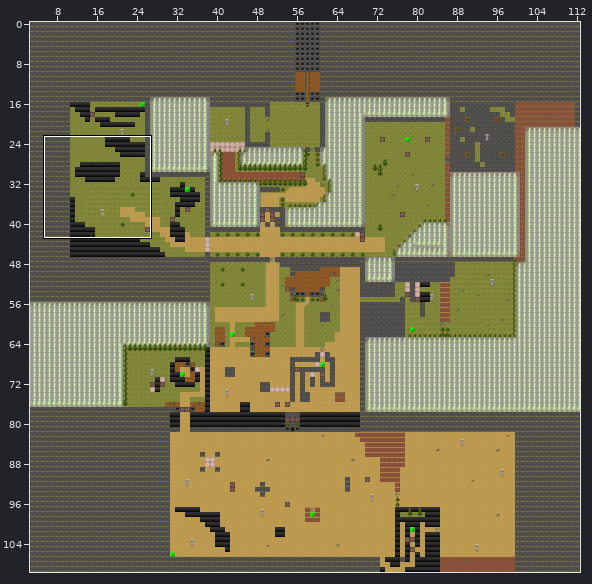
Tiled map -- assets/levels/level1.tmx. Above: a wide view before the commit, with the close-up outlined.
Close-up. Before:
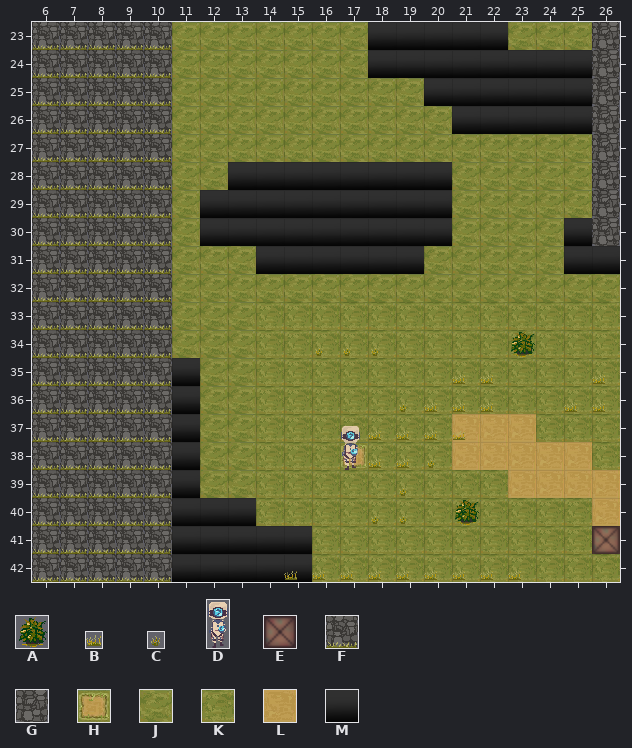
Cells are 32x32 px. Shown: x 6..26, y 23..42. The commit also changed other parts of the map, which this record leaves out.
Key: from "Objetos/Entidades": A 0 "bush-32x32", B 1 "grass1-16x16", C 2 "grass2-16x16", D 9 "robot-5", E 14 "mbox"; from "terrain": F 84 "level2-stone-textured-1", G 87 "level2-stone-textured-2", H 125 "level2-floor-33", J 128 "level2-new-floor-grass1", K 129 "level2-new-floor-grass2", L 130 "level2-new-floor-sand1", M 132 "hole".
_ is an empty cell.
Layer "terrain" before, first column x 6:
23 FFFFFJJJJJJJMMMMMJJJG
24 FFFFFJJJJJJJMMMMMMMMG
25 FFFFFJJJJJJJJJMMMMMMG
26 FFFFFJJJJJJJJJJMMMMMG
27 FFFFFJJJJJJJJJJJJJJJG
28 FFFFFJJMMMMMMMMJJJJJG
29 FFFFFJMMMMMMMMMJJJJJG
30 FFFFFJMMMMMMMMMJJJJMG
31 FFFFFJJJMMMMMMJJJJJMM
32 FFFFFJJJJJJJJJJJJJJJJ
33 FFFFFJJJKKKKKKKKKKKKK
34 FFFFFJJJKKKKKKKKKKKKK
35 FFFFFMJJKKKKKKKKKKKKK
36 FFFFFMJJKKKKKKKKKKKKK
37 FFFFFMJJKKKKKKKLLLKKK
38 FFFFFMJJKKKHKKKLLLLLK
39 FFFFFMJJKKKKKKKKKLLLL
40 FFFFFMMMKKKKKKKKKKKKL
41 FFFFFMMMMMKKKKKKKKKKL
42 FFFFFMMMMMKKKKKKKKKKK
Layer "objects" before, first column x 6:
23 _____________________
24 _____________________
25 _____________________
26 _____________________
27 _____________________
28 _____________________
29 _____________________
30 _____________________
31 _____________________
32 _____________________
33 _____________________
34 __________CCC____A___
35 _______________BB___B
36 _____________CBBB__BB
37 ____________BBBB_____
38 ___________DBBC______
39 _____________C_______
40 ____________CC_A_____
41 ____________________E
42 _________BBBBBBBBB___
The result:
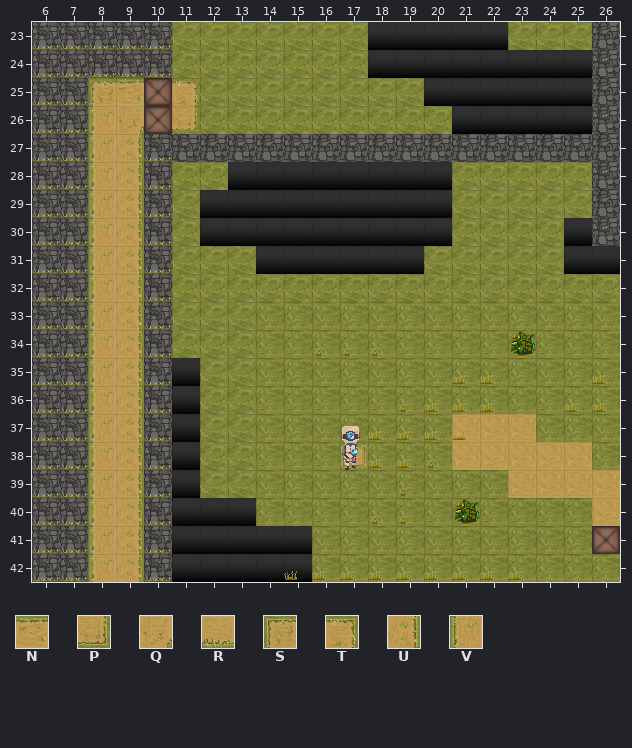
Further tiles: from "terrain": N 99 "level2-floor-7", P 103 "level2-floor-11", Q 104 "level2-floor-12", R 107 "level2-floor-15", S 113 "level2-floor-21", T 119 "level2-floor-27", U 122 "level2-floor-30", V 127 "level2-floor-35".
The exact change:
Changed rows in their new state; . is an unchanged cell.
Layer "terrain":
first column x 8:
25 SNNT..............
26 VQRP..............
27 VU.GGGGGGGGGGGGGGG
28 VU................
29 VU................
30 VU................
31 VU................
32 VU................
33 VU................
34 VU................
35 VU................
36 VU................
37 VU................
38 VU................
39 VU................
40 VU................
41 VU................
42 VU................
Layer "objects":
first column x 10:
25 E
26 E
Changed places in both close-ups, as pixel boxes (x1, y1, x2, y2):
changed: (88, 78, 592, 582)
